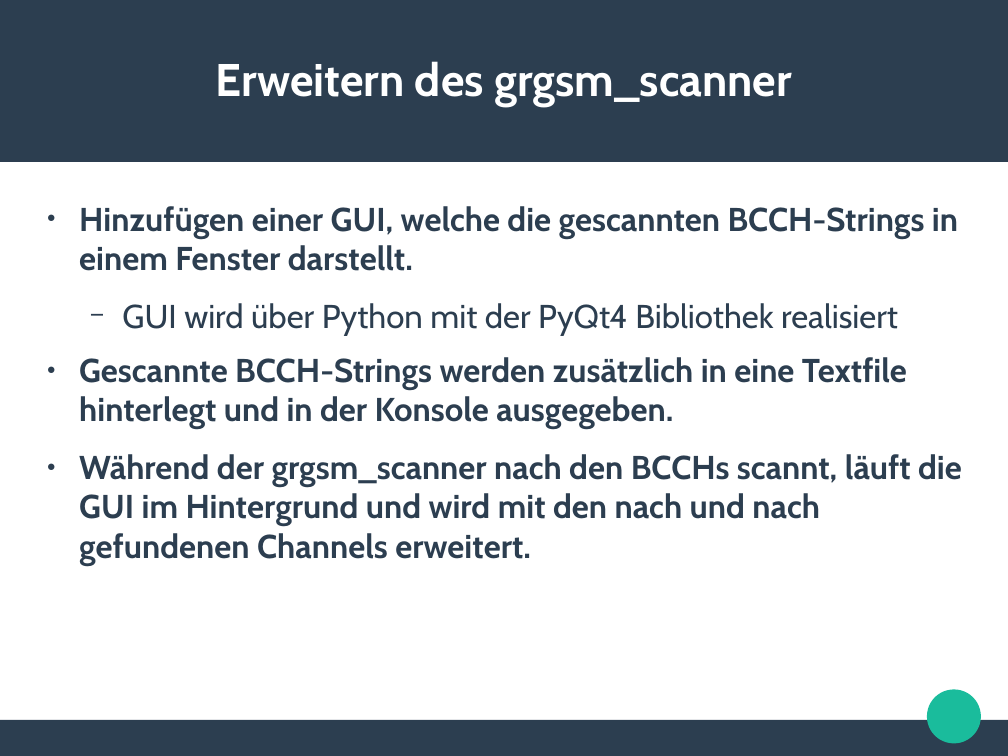
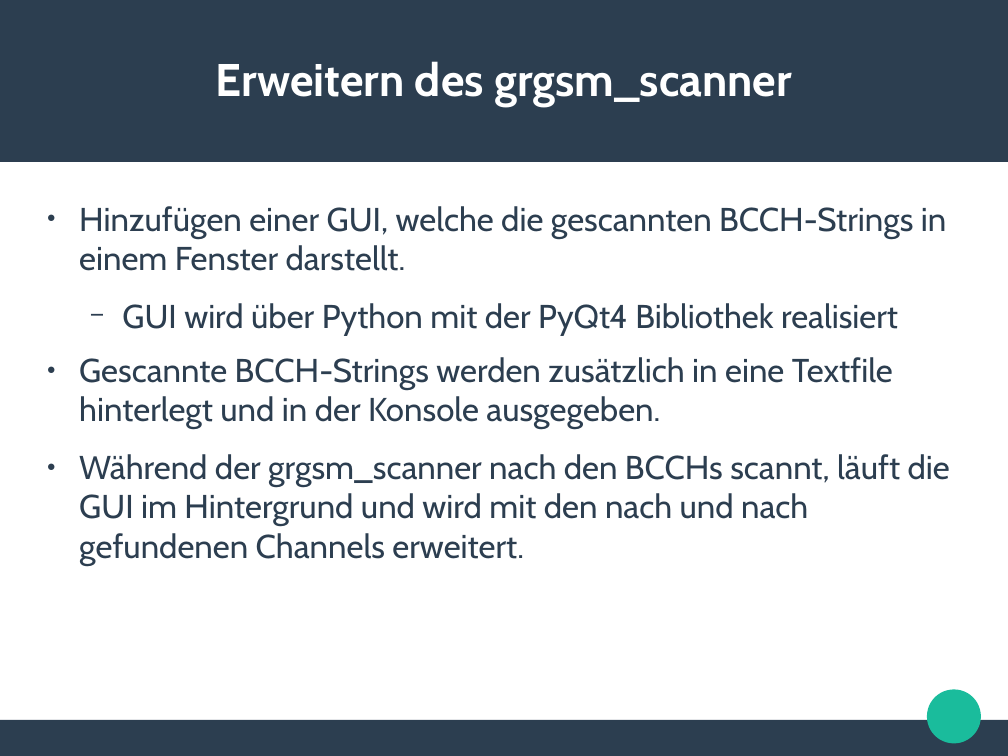
Before and after one commit to ookk2011/GrGsm-Gui, a slide deck: slide 20 of Präsentation_Projektarbeit.odp (slide 18 before the commit). Drawn at 1008x756 pixels with LibreOffice and Linux fonts; fonts in the diff are those of the drawing. Boxes give left, top, right and bottom in pixels: in the first picture for what was removed or moved away, otherwise in the second. Text is boxed around its words. In the diff, an @@ line names an element or a change of style, - is before the commit and + after.

```diff
--- a/Präsentation_Projektarbeit.odp
+++ b/Präsentation_Projektarbeit.odp
@@ text at [79,206,950,566]: bold off in "Hinzufügen einer GUI, welche die gescannten BCCH-Strings ...", "Gescannte BCCH-Strings werden zusätzlich in eine Textfile ...", "Während der grgsm_scanner nach den BCCHs scannt, ..." @@
```
Also in this commit, not shown: 6 other slides changed, 3 slides added, 1 slide removed.
